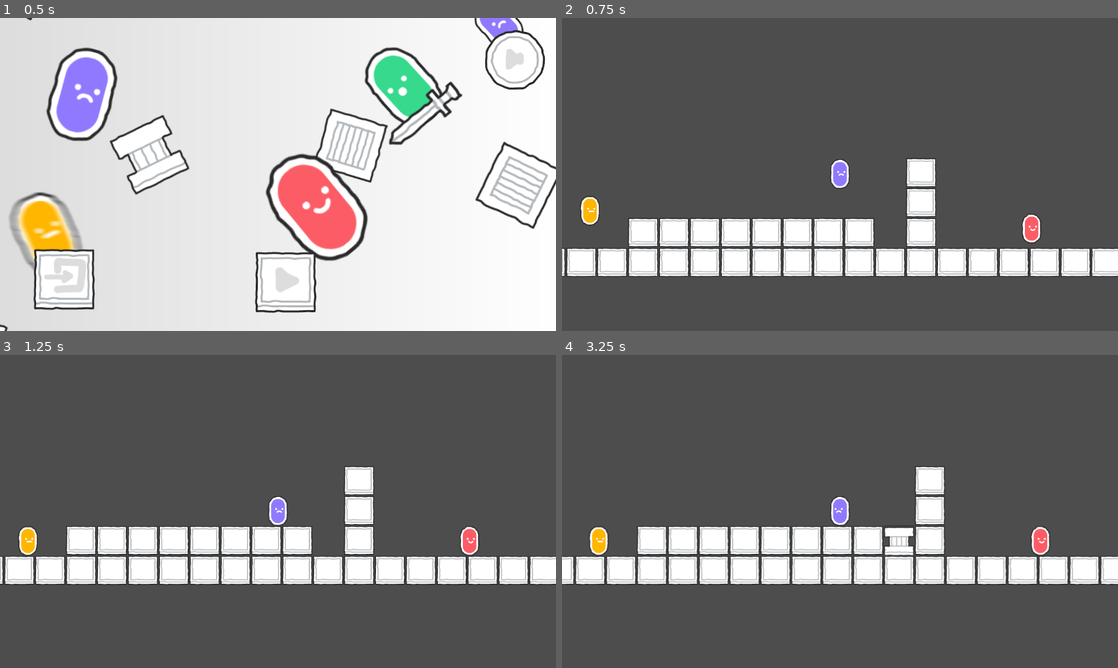
Above: before the commit, frames 1-4 (two rows, left to right).
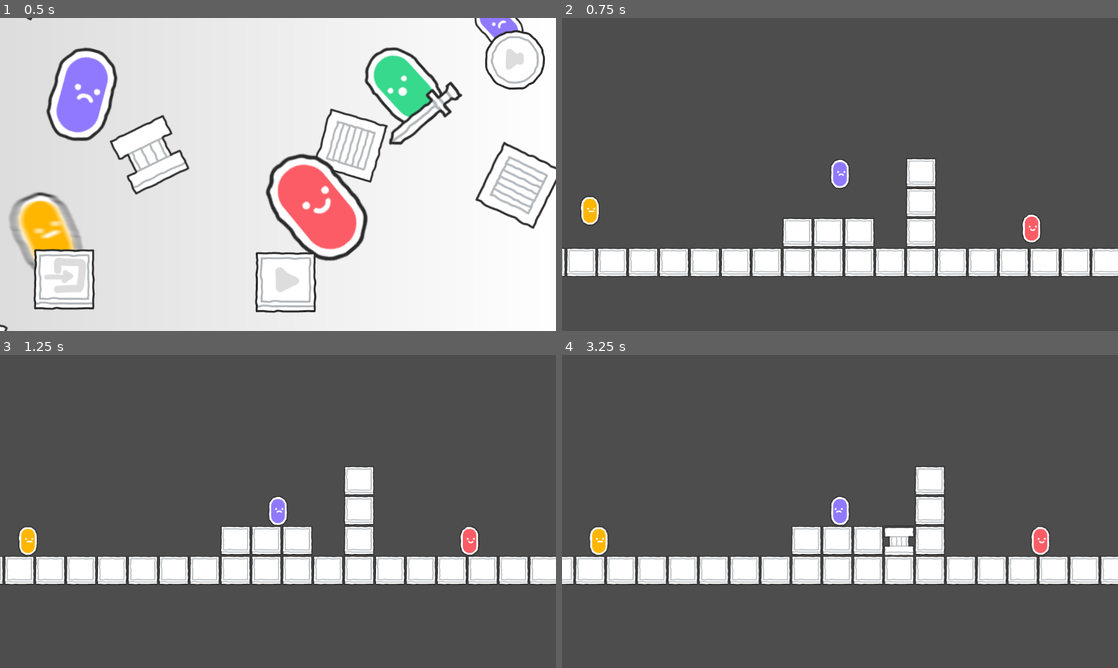
Above: after the commit, the same moments.

Repository: Alloces/DeadIsGood
Game: Godot game, scene res://MainMenu.tscn
Two runs of this game, one before a commit and one after it. Both use one fixed random seed, a clock stepped at 60 frames per second and the inputs below.
Inputs (mouse positions are in pixels of both pictures, inside the frame that each line leads up to):
- Up to frame 1 (0.5 s): no input
- Up to frame 2 (0.75 s): click (845, 280) at 0.5 s
- Up to frame 3 (1.25 s): no input
- Up to frame 4 (3.25 s): tap Enter (ui_accept) at 1.25, 1.52, 2, 2.27, 2.75 s; move the mouse to (962, 495) at 1.27 s; hold Right (ui_right) 1.28-2.78 s; click (962, 495) at 1.42 s; move the mouse to (728, 527) at 2.02 s; move the mouse to (895, 442) at 2.77 s; hold Left (ui_left) from 2.78 s (still down)

Frame 1 is identical in both runs. In frame 2, 2.3% of the frame differs, in the area x 11-40%, y 64-74%; in frame 3, 2.4%, in the area x 11-40%, y 54-64%; in frame 4, 2.4%.

Commit message:
fix purple abilitie

Diff:
--- a/project.godot
+++ b/project.godot
@@ -12,7 +12,7 @@
 
 config/name="Death Is Good"
 run/main_scene="res://MainMenu.tscn"
-config/features=PackedStringArray("4.1", "Forward Plus")
+config/features=PackedStringArray("4.2", "Forward Plus")
 config/icon="res://icon.svg"
 
 [autoload]
--- a/scenes/Dude/Dude.gd
+++ b/scenes/Dude/Dude.gd
@@ -147,6 +147,7 @@
 
 	elif atlas_coords == block_atlas_coords:
 		tilemap.set_cell(0, cell, 0, Vector2i(-1, -1))
+		_created_tiles.erase(cell)
 
 
 func _on_area_2d_area_entered(area: Area2D):
--- a/scenes/Levels/Level_1.tscn
+++ b/scenes/Levels/Level_1.tscn
@@ -390,7 +390,7 @@
 scale = Vector2(1, 0.966707)
 tile_set = SubResource("TileSet_2n47c")
 format = 2
-layer_0/tile_data = PackedInt32Array(589824, 65536, 10, 5898 …(410 unchanged characters)… 10, 524289, 65536, 10, 524291, 65536, 10, 524288, 65536, 10, 589823, 65536, 10, 589822, 65536, 10, 589821, 65536, 10, 589820, 65536, 10)
+layer_0/tile_data = PackedInt32Array(589824, 65536, 10, 5898 …(410 unchanged characters)… 10, 524289, 65536, 10, 524291, 65536, 10)
 
 [node name="Player" parent="." instance=ExtResource("2_3brh7")]
 position = Vector2(184, 391)
